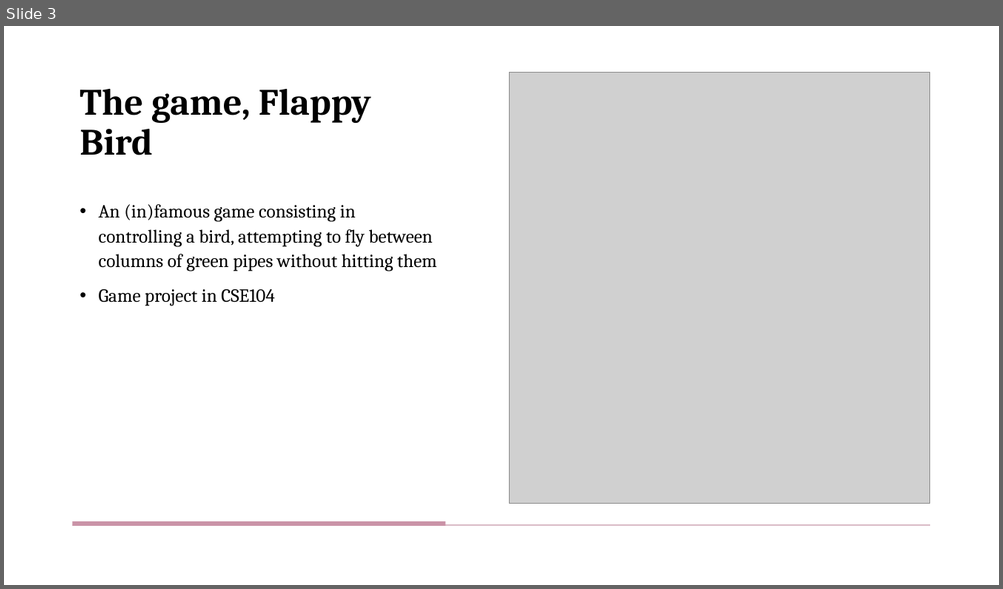
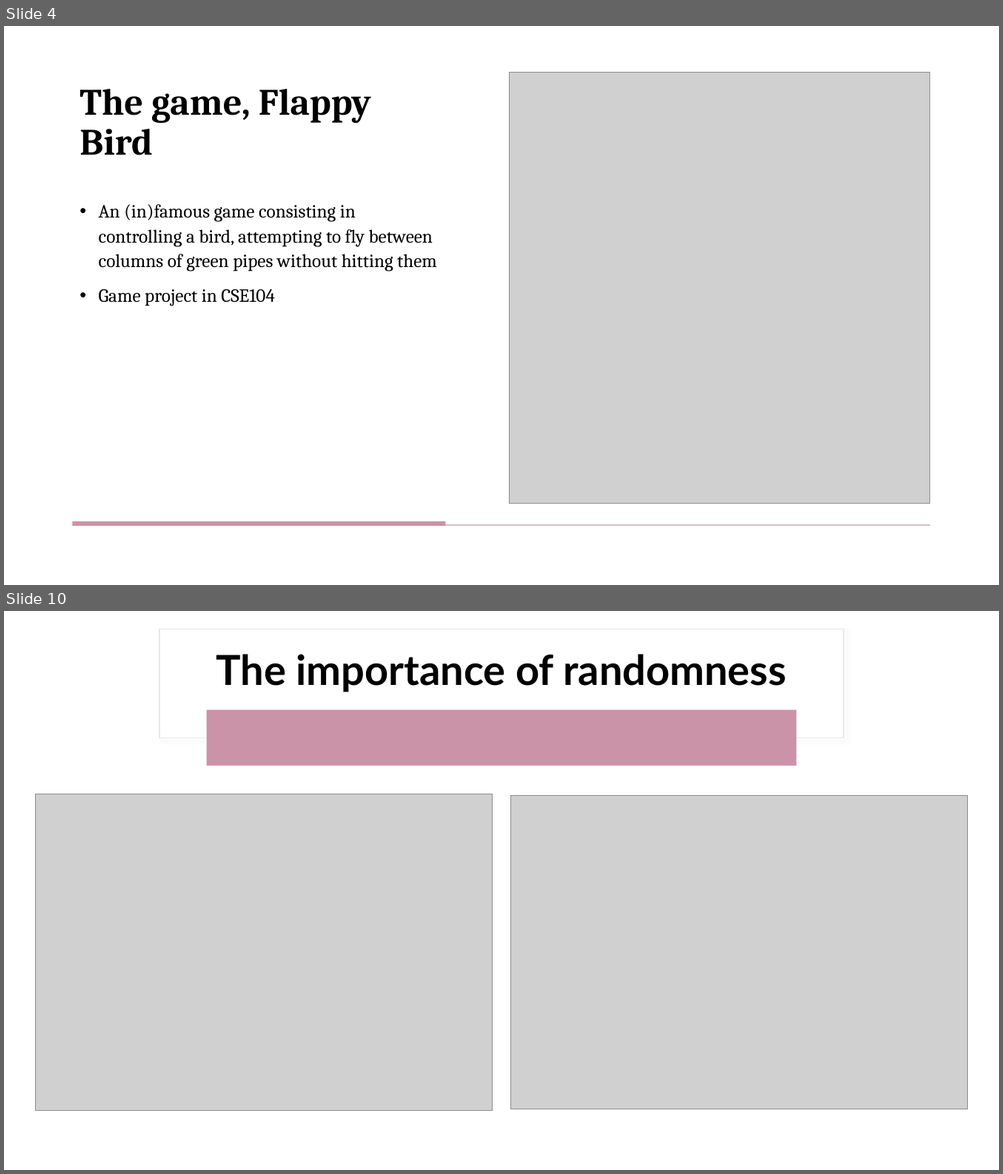
Before and after one commit to lucabonengel/FlappyProject, a slide deck: slides.pptx. Shown one above the other, each under a label of ours: slide 3 before the commit, slides 4 and 10 after it; the slides between them are not shown. The pictures are 1003x589 and 1003x1174 pixels, drawn with LibreOffice and Linux fonts; fonts in the diff are those of the drawing; grey boxes stand for pictures. Boxes give left, top, right and bottom in pixels: in the first picture for what was removed or moved away, otherwise in the second. Text is boxed around its words. In the diff, an @@ line names an element or a change of style, - is before the commit and + after.

```diff
--- a/slides.pptx
+++ b/slides.pptx
@@ slide 10 added at bbox=[4, 611, 999, 1170], background #FFFFFF; not listed: 2 template elements that a slide beside it also shows @@
@@ rectangle added at bbox=[4, 611, 999, 1170], fill #FFFFFF @@
@@ rectangle added at bbox=[159, 629, 843, 738], fill #FFFFFF, outline #F0E5E9 1 pt @@
@@ title added at bbox=[216, 654, 786, 692], 40 pt, text #000000, bold @@
+The importance of randomness
@@ rounded rectangle added at bbox=[207, 709, 797, 766], fill #CA93A7 @@
@@ picture added at bbox=[35, 794, 492, 1111] @@
@@ picture added at bbox=[511, 796, 967, 1111] @@
@@ what was slide 3 is now slide 4 @@
```
Also in this commit, not shown: 4 slides changed, 4 other slides added, 1 slide removed, 9 other files.
